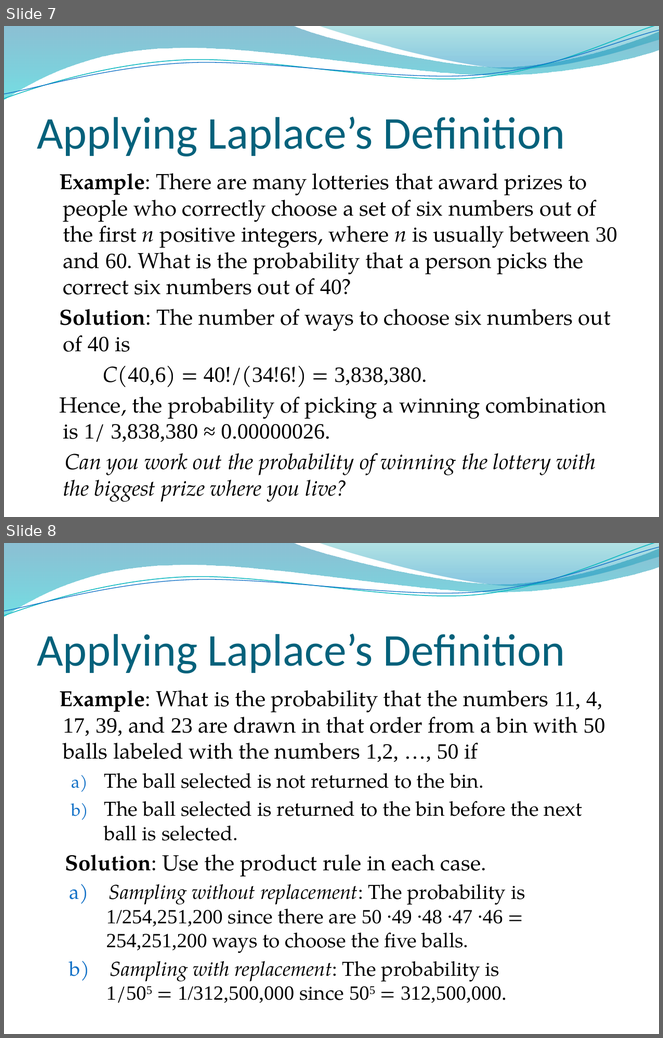
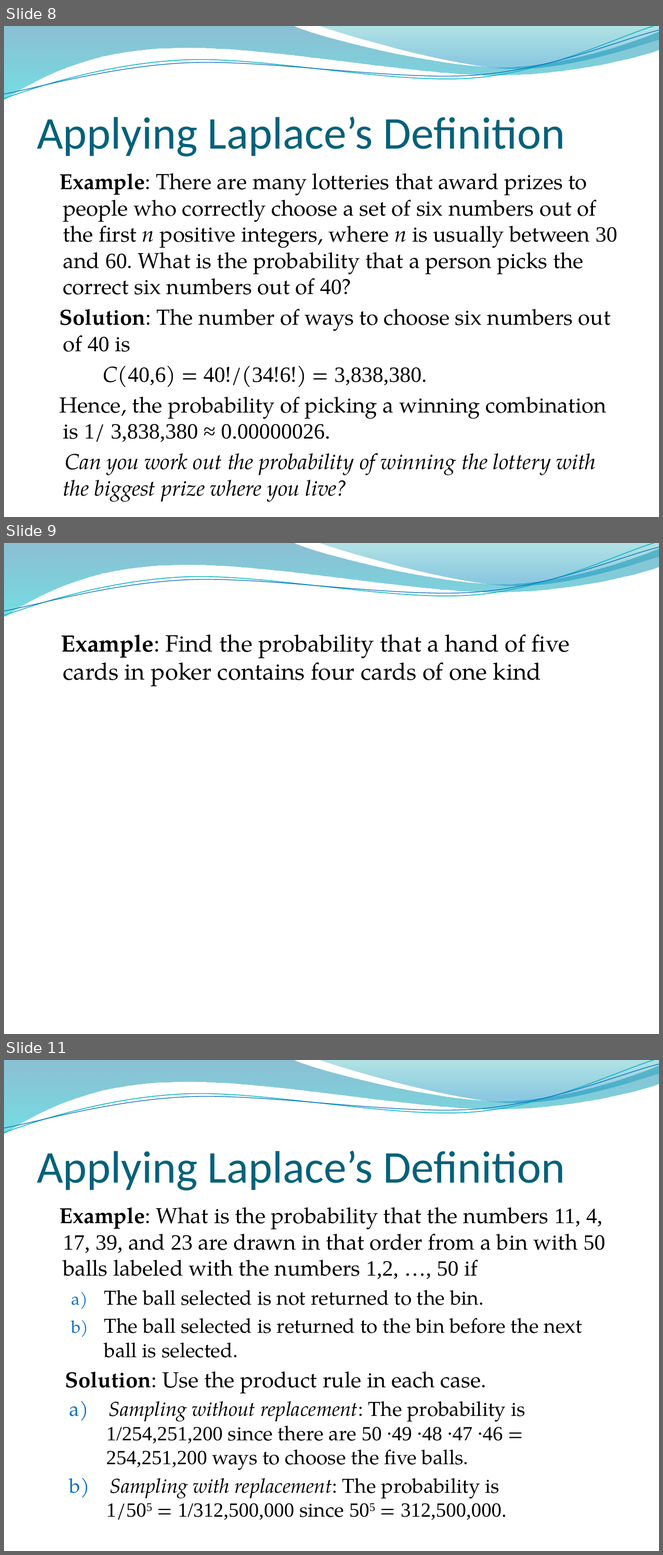
Before and after one commit to lin-chen-GA/lin-chen-GA.github.io, a slide deck: cs2620/slides/cs2620_notes7.pptx. Shown one above the other, each under a label of ours: slides 7 and 8 before the commit, slides 8, 9 and 11 after it; the slides between them are not shown. The pictures are 663x1038 and 663x1555 pixels, drawn with LibreOffice and Linux fonts; fonts in the diff are those of the drawing; background and template pictures are left out. Boxes give left, top, right and bottom in pixels: in the first picture for what was removed or moved away, otherwise in the second. Text is boxed around its words. In the diff, an @@ line names an element or a change of style, - is before the commit and + after.

```diff
--- a/cs2620/slides/cs2620_notes7.pptx
+++ b/cs2620/slides/cs2620_notes7.pptx
@@ slide 9 added at box(4, 543, 659, 1034), background picture (left out); not listed: 4 template elements that a slide beside it also shows @@
@@ text added at box(61, 634, 570, 687), 26 pt, text #000000 @@
+Example: Find the probability that a hand of five cards in poker contains four cards of one kind
@@ what was slide 7 is now slide 8 @@
@@ what was slide 8 is now slide 11 @@
```
Also in this commit, not shown: 1 slide changed, 2 other slides added, 6 other files.
